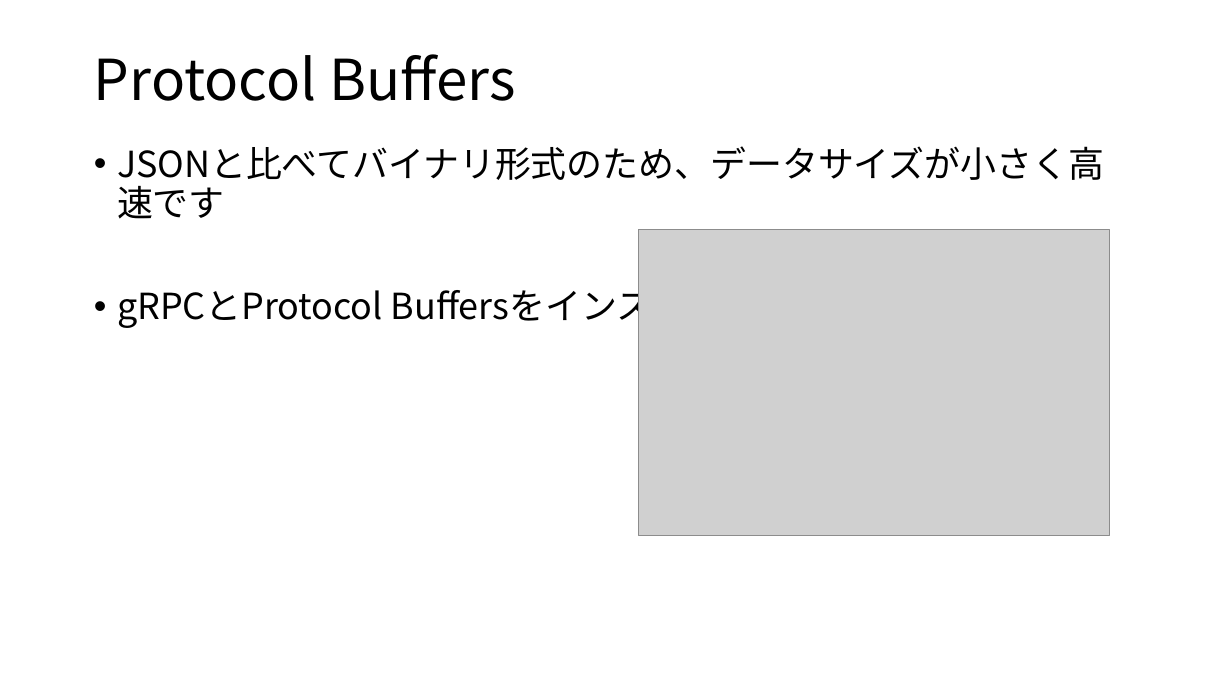
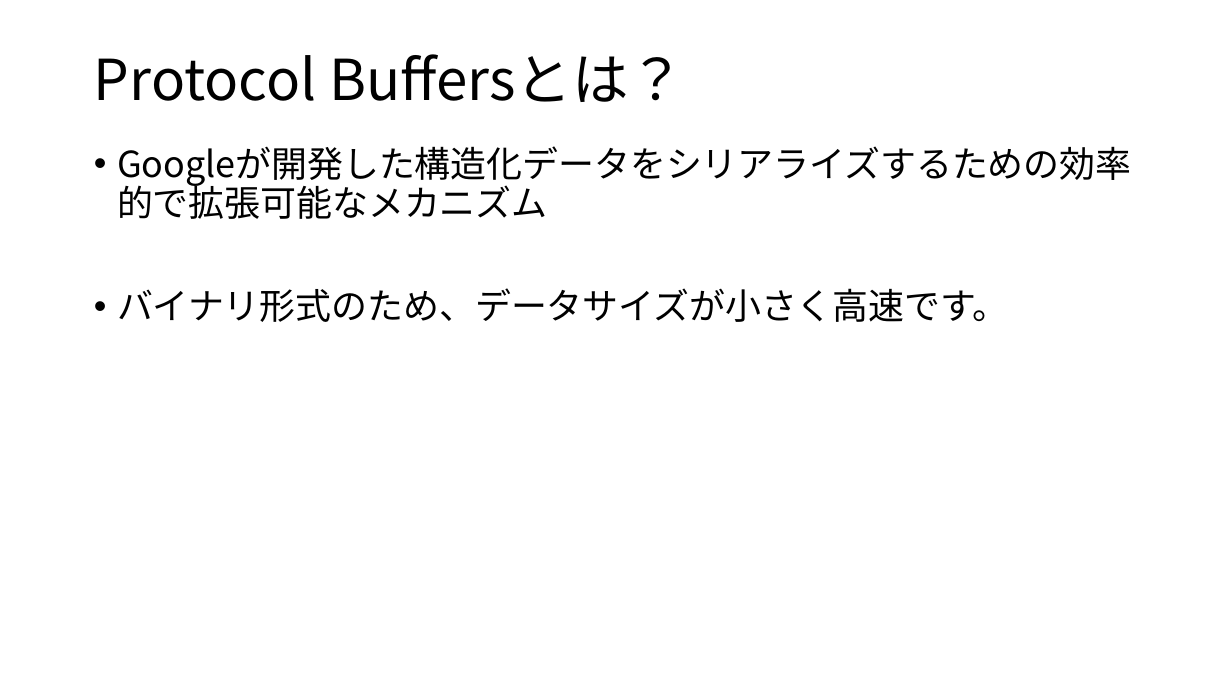
Before and after one commit to koga-miko/misc, a slide deck: slide 6 of raspberry-pi-report/gRPCについて.pptx. Drawn at 1232x693 pixels with LibreOffice and Linux fonts; fonts in the diff are those of the drawing; grey boxes stand for pictures. Boxes give left, top, right and bottom in pixels: in the first picture for what was removed or moved away, otherwise in the second. Text is boxed around its words. In the diff, an @@ line names an element or a change of style, - is before the commit and + after.

```diff
--- a/raspberry-pi-report/gRPCについて.pptx
+++ b/raspberry-pi-report/gRPCについて.pptx
@@ title at <box>94,54,685,102</box>: text changed @@
-Protocol Buffers
+Protocol Buffersとは？
@@ picture removed at <box>639,230,1109,536</box> @@
@@ text at <box>117,288,1009,322</box>: text changed @@
-• JSONと比べてバイナリ形式のため、データサイズが小さく高速です
-• gRPCとProtocol Buffersをインストール
+• Googleが開発した構造化データをシリアライズするための効率的で拡張可能なメカニズム
+• バイナリ形式のため、データサイズが小さく高速です。
```
Also in this commit, not shown: 4 other slides changed, 7 slides added, 3 slides removed, 3 other files.
